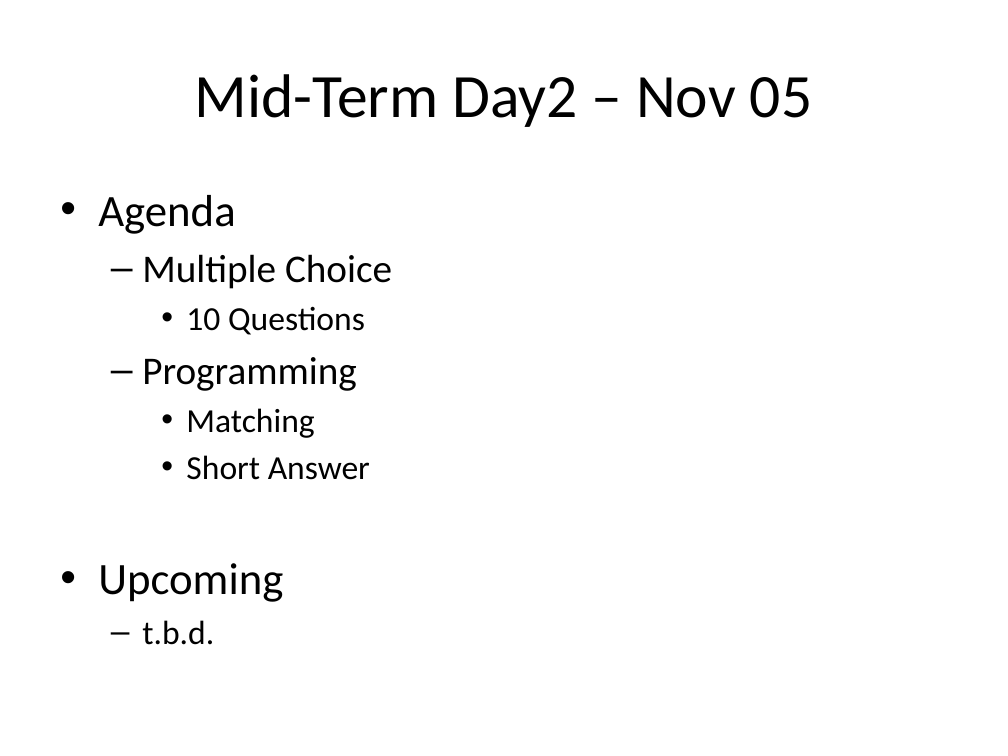
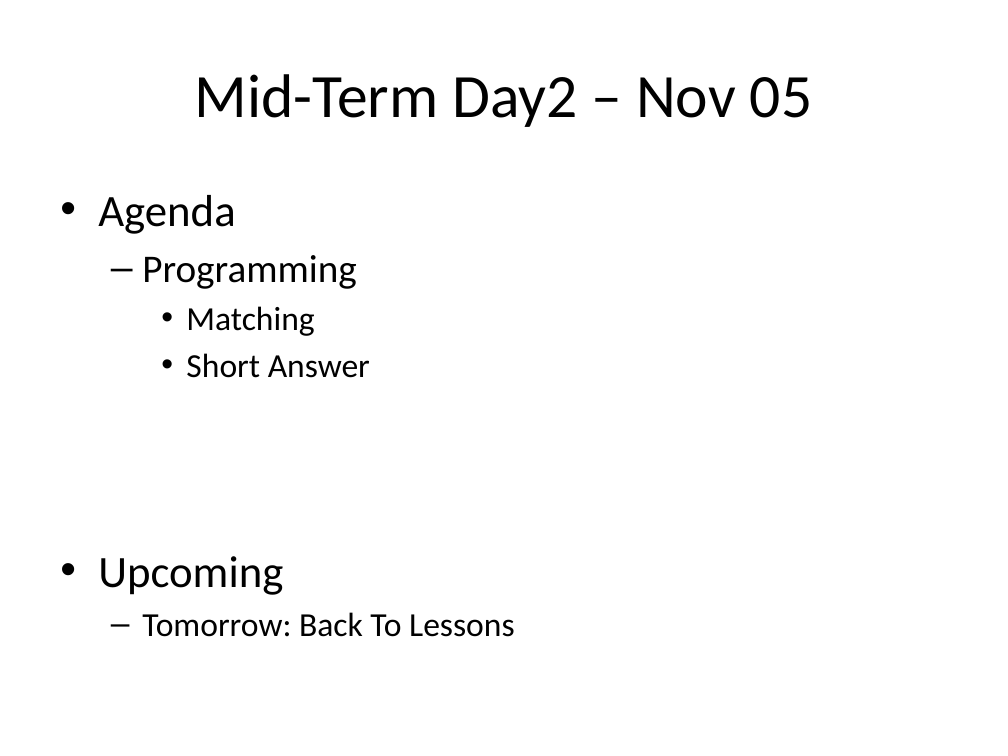
Before and after one commit to Greg5519/ICS3C0, a slide deck: slide 1 of Daily Agendas/Day10.2_MidTermDay2.pptx. Drawn at 1008x756 pixels with LibreOffice and Linux fonts; fonts in the diff are those of the drawing. Boxes give left, top, right and bottom in pixels: in the first picture for what was removed or moved away, otherwise in the second. Text is boxed around its words. In the diff, an @@ line names an element or a change of style, - is before the commit and + after.

Commit message:
P1 Prep

```diff
--- a/Daily Agendas/Day10.2_MidTermDay2.pptx
+++ b/Daily Agendas/Day10.2_MidTermDay2.pptx
@@ text at (142,254,392,335): paragraphs removed @@
-  – Multiple Choice
-    • 10 Questions
@@ text at (142,612,515,637): text changed @@
-  – t.b.d.
+  – Tomorrow: Back To Lessons
```
